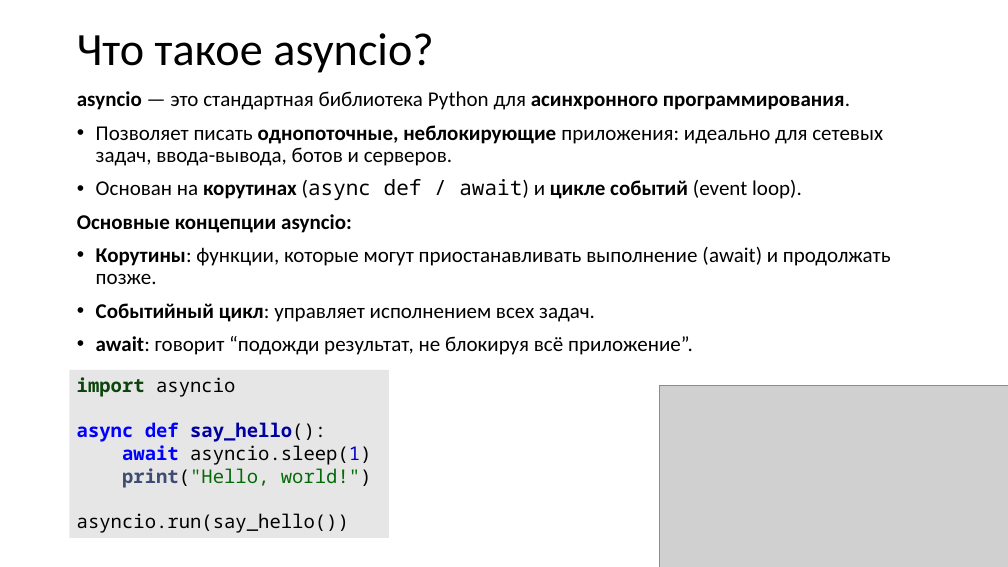
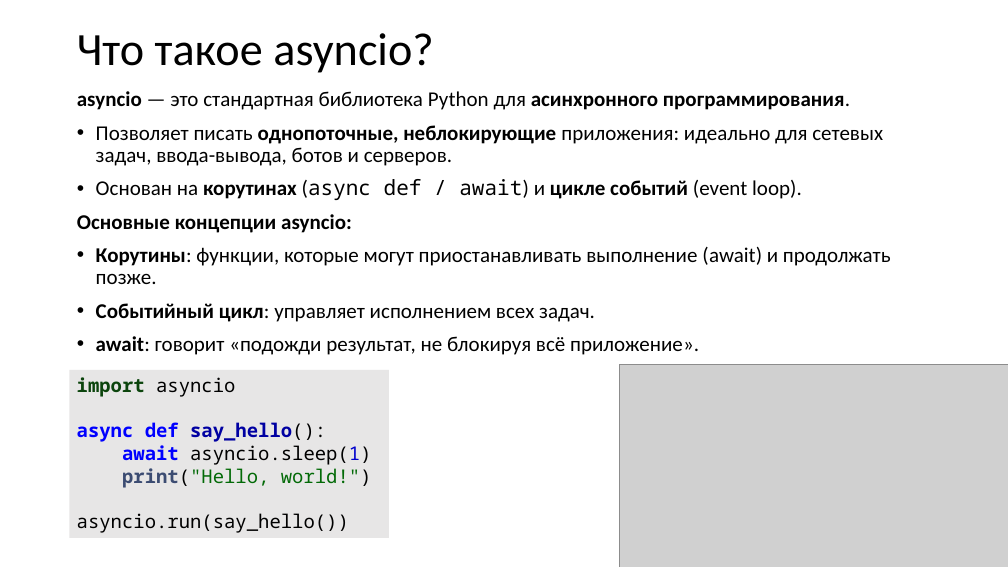
Before and after one commit to xtrueman/network_programming, a slide deck: slide 37 of Sockets.pptx (slide 36 before the commit). Drawn at 1008x567 pixels with LibreOffice and Linux fonts; fonts in the diff are those of the drawing; grey boxes stand for pictures. Boxes give left, top, right and bottom in pixels: in the first picture for what was removed or moved away, otherwise in the second. Text is boxed around its words. In the diff, an @@ line names an element or a change of style, - is before the commit and + after.

```diff
--- a/Sockets.pptx
+++ b/Sockets.pptx
@@ text at box(96, 336, 699, 355): text changed @@
-• await: говорит “подожди результат, не блокируя всё приложение”.
+• await: говорит «подожди результат, не блокируя всё приложение».
@@ picture: place and size @@
-picture at box(660, 386, 1008, 567)
+picture at box(619, 364, 1008, 567)
```
Also in this commit, not shown: 15 other slides changed, 1 slide added, 3 other files.
